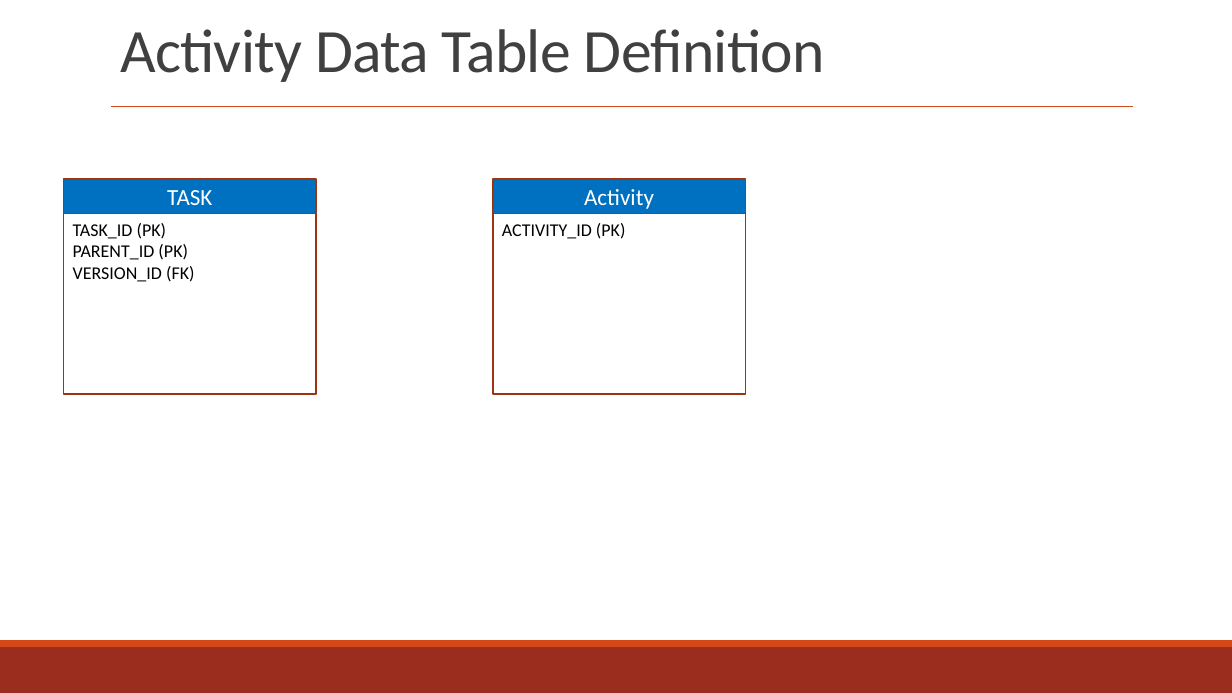
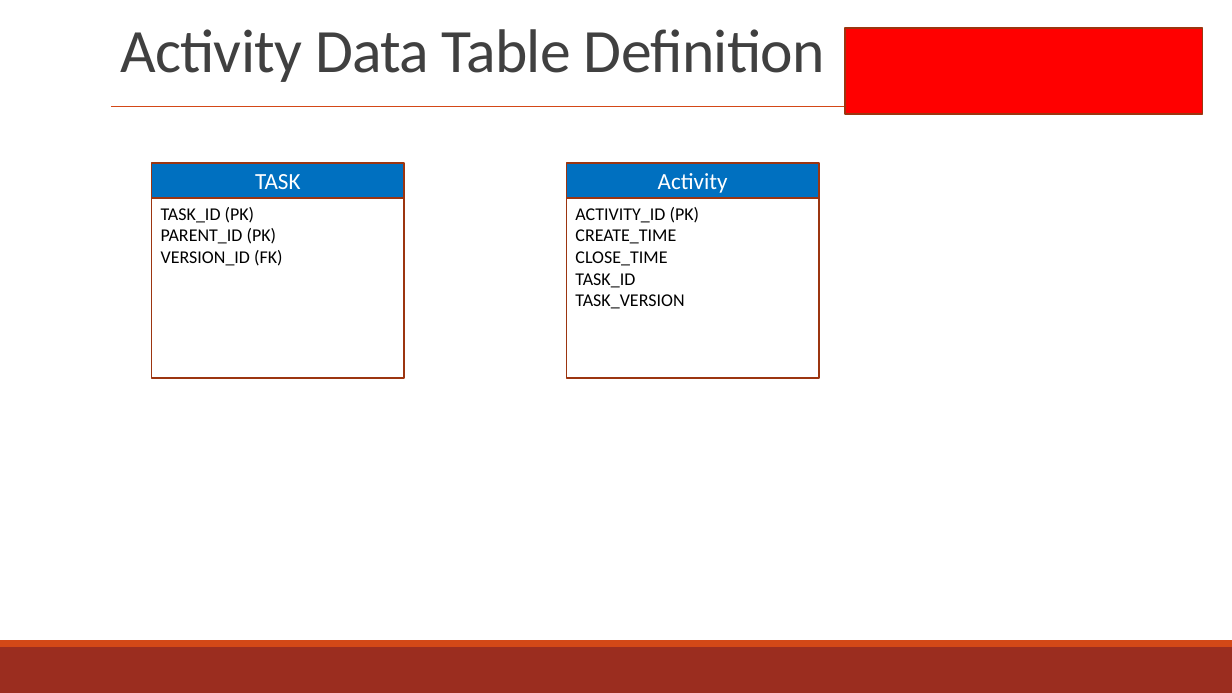
Before and after one commit to zyw9963/YFVE-supplier-portal, a slide deck: slide 48 of projects/YanFeng/02 System Design/User Stories/Flowcharts/Supplier FlowCharts & UX.pptx. Drawn at 1232x693 pixels with LibreOffice and Linux fonts; fonts in the diff are those of the drawing. Boxes give left, top, right and bottom in pixels: in the first picture for what was removed or moved away, otherwise in the second. Text is boxed around its words. In the diff, an @@ line names an element or a change of style, - is before the commit and + after.

```diff
--- a/projects/YanFeng/02 System Design/User Stories/Flowcharts/Supplier FlowCharts & UX.pptx
+++ b/projects/YanFeng/02 System Design/User Stories/Flowcharts/Supplier FlowCharts & UX.pptx
@@ rectangle added at (x1=846, y1=28, x2=1203, y2=114), fill #FF0000, outline #9C3511 1.25 pt @@
@@ rectangle "TASK" moved from (x1=64, y1=179, x2=316, y2=214) to (x1=152, y1=164, x2=404, y2=199) @@
@@ rectangle "Activity" moved from (x1=493, y1=179, x2=745, y2=214) to (x1=567, y1=164, x2=819, y2=199) @@
@@ rectangle "TASK_ID (PK)" moved from (x1=64, y1=213, x2=316, y2=394) to (x1=152, y1=198, x2=404, y2=378) @@
@@ rectangle "ACTIVITY_ID (PK)" moved from (x1=493, y1=213, x2=745, y2=394) to (x1=567, y1=198, x2=819, y2=378) @@
@@ text in rectangle at (x1=575, y1=229, x2=684, y2=309): paragraphs added @@
+CREATE_TIME
+CLOSE_TIME
+TASK_ID
+TASK_VERSION
```
Also in this commit, not shown: 34 other slides changed, 12 slides added, 2 other files.
